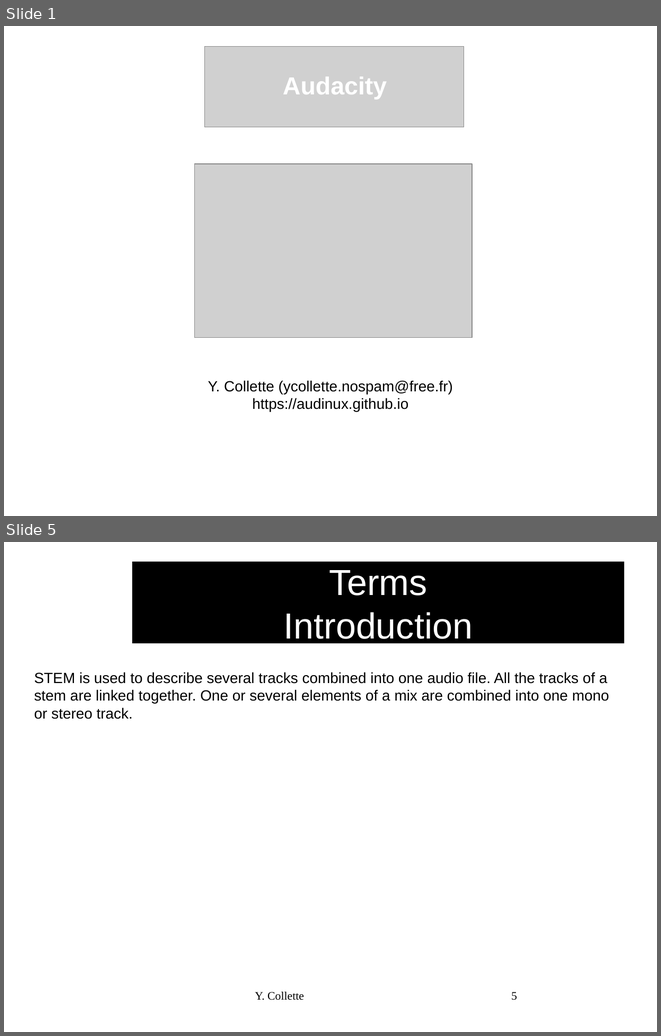
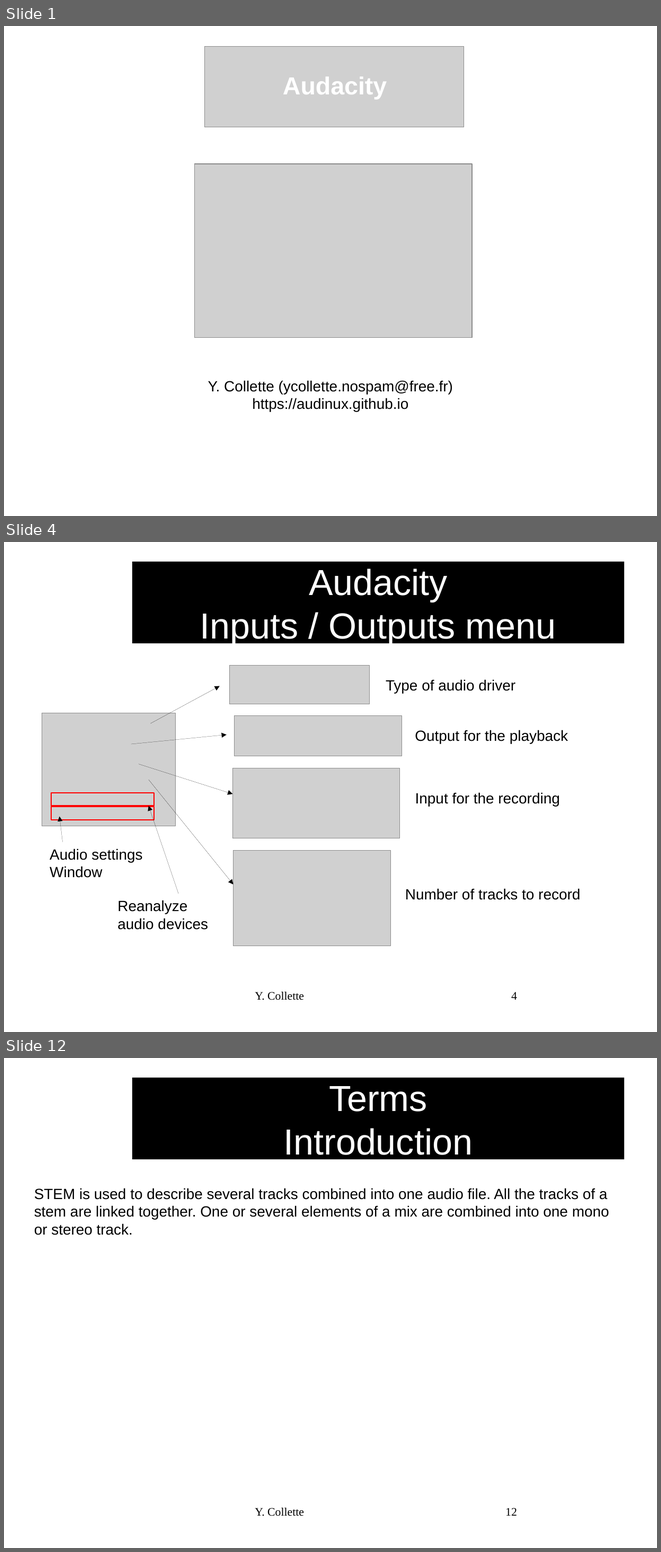
Before and after one commit to audinux/audinux.github.io, a slide deck: workshop/audio/Audacity.odp. Shown one above the other, each under a label of ours: slides 1 and 5 before the commit, slides 1, 4 and 12 after it; the slides between them are not shown. The pictures are 661x1036 and 661x1552 pixels, drawn with LibreOffice and Linux fonts; fonts in the diff are those of the drawing; grey boxes stand for pictures; background and template pictures are left out. Boxes give left, top, right and bottom in pixels: in the first picture for what was removed or moved away, otherwise in the second. Text is boxed around its words. In the diff, an @@ line names an element or a change of style, - is before the commit and + after.

Commit message:
update some audio workshops

```diff
--- a/workshop/audio/Audacity.odp
+++ b/workshop/audio/Audacity.odp
@@ slide 4 added at [4,542,657,1032], background #FFFFFF @@
@@ title added at [133,562,625,643], fill #000000, 44 pt, text #FFFFFF @@
+Audacity
+Inputs / Outputs menu
@@ picture added at [230,665,370,704] @@
@@ text added at [386,679,515,693], 18 pt, text #000000 @@
+Type of audio driver
@@ arrow added from (150, 723) to (220, 686), #000000 0 pt @@
@@ picture added at [42,713,176,827] @@
@@ picture added at [235,716,402,756] @@
@@ text added at [415,730,568,743], 18 pt, text #000000 @@
+Output for the playback
@@ arrow added from (131, 744) to (227, 734), #000000 0 pt @@
@@ arrow added from (139, 764) to (233, 794), #000000 0 pt @@
@@ arrow added from (149, 779) to (233, 884), #000000 0 pt @@
@@ picture added at [233,768,400,838] @@
@@ rectangle added at [51,793,155,805], outline #FF0000 1.5 pt @@
@@ text added at [415,792,559,806], 18 pt, text #000000 @@
+Input for the recording
@@ rectangle added at [51,807,155,820], outline #FF0000 1.5 pt @@
@@ arrow added from (179, 893) to (149, 805), #000000 0 pt @@
@@ arrow added from (63, 842) to (60, 817), #000000 0 pt @@
@@ text added at [50,848,142,877], 18 pt, text #000000 @@
+Audio settings Window
@@ picture added at [233,850,391,945] @@
@@ text added at [405,888,580,900], 18 pt, text #000000 @@
+Number of tracks to record
@@ text added at [117,900,208,929], 18 pt, text #000000 @@
+Reanalyze audio devices
@@ text added at [255,991,304,1000], 14 pt, text #000000 @@
+Y. Collette
@@ page number added at [511,991,517,999], 14 pt, text #000000 @@
+4
@@ what was slide 5 is now slide 12 @@
@@ page number at [505,1507,517,1515]: text changed @@
-5
+12
```
Also in this commit, not shown: 5 slides changed, 7 other slides added, 5 other files.
